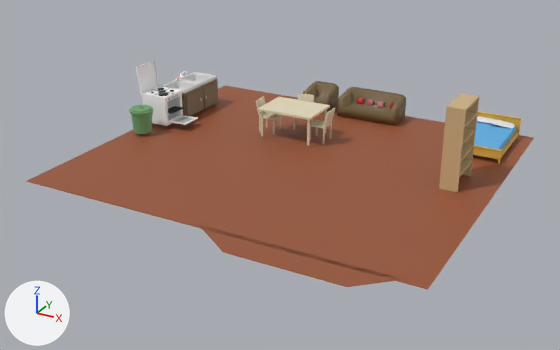
Two versions of the glTF model Asset/Models/Title/HouseObject/houseObject.gltf, one commit apart.
Before and after are seen from a 50 mm camera at (9.85, -22.61, 10.29) aimed at (-0.36, -4.06, 1.02). Arrows for +X, +Y and +Z are at lower left; the lights stay in place. Where no turn or scale is listed for an object, it has been applied to the vertices. Vertices at the same position are counted once.
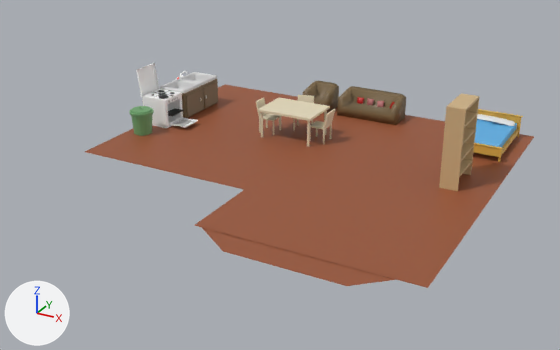
The newer file is also turned or shifted as a whole; pictures and numbers use the older file's frame.

Diff of the bpy script that builds the scene:
```diff
--- a/Asset/Models/Title/HouseObject/houseObject.gltf.py
+++ b/Asset/Models/Title/HouseObject/houseObject.gltf.py
@@ me_平面_001 @@
 me_平面_001.from_pydata(...)  # 4 vertices, 2 faces; spans x 0.0..12.0, y 0.0..10.6, z 0.0
 # used by ob_平面_001; location = (-6.33, -8.31, 1.19)
 # verts and faces of me_平面_001; kept vertices keep their numbers, new ones are numbered from 4
 # before: 0 (0.0, 0.0, 0.0) at pixel (25, 181), 1 (12.0, 0.0, 0.0) at pixel (427, 289), 2 (0.0, 10.6, 0.0) at pixel (224, 85), 3 (12.0, 10.6, 0.0) at pixel (534, 137)
+# me_平面_001 part 1
+delete_vertices([*range(0, 4)])  # with the faces that use them
+verts[4] = (5.83, 2.46, 0.04)  # pixel (244, 189)
+verts[5] = (5.83, 2.46, 0.04)  # pixel (244, 189)
+verts[6] = (0.0, 2.46, 0.04)  # pixel (83, 151)
+for new, old in zip([7, 8, 9], [4, 5, 6]): verts[new] = verts[old] + (0.0, 0.01, 0.0)
+verts[10] = (12.0, 0.0, 0.04)  # pixel (427, 288)
+verts[11] = (0.0, 10.6, 0.04)  # pixel (224, 84)
+verts[12] = (12.0, 10.6, 0.04)  # pixel (534, 136)
+verts[13] = (5.83, 0.0, 0.04)  # pixel (193, 225)
+verts[14] = (5.83, 2.46, 0.04)  # pixel (244, 189)
+faces += [(10, 12, 13), (9, 12, 11), (8, 12, 9), (4, 13, 12), (4, 7, 5), (7, 12, 8)]
+faces += [(4, 12, 7), (5, 7, 8), (5, 8, 14), (8, 9, 14), (6, 14, 9)]
 me_平面_001.materials.append(mat_brown)
@@ ob_平面 @@
 ob_平面 = bpy.data.objects.new('平面', me_平面)
-ob_平面.location = (0.86, -9.07, 1.19)
+ob_平面.location = (0.86, -9.07, 1.22)
@@ ob_simple_queensize_bed @@
 ob_simple_queensize_bed = bpy.data.objects.new('Simple Queensize Bed', me_cube_002)
-ob_simple_queensize_bed.location = (4.21, 1.69, 1.72)
+ob_simple_queensize_bed.location = (4.21, 1.69, 1.8)
@@ ob_poubelle @@
 ob_poubelle = bpy.data.objects.new('Poubelle', me_cylinder_214)
-ob_poubelle.location = (-11.36, -4.84, 2.17)
+ob_poubelle.location = (-11.36, -4.84, 2.12)
@@ ob_cylinder_017 @@
 ob_cylinder_017 = bpy.data.objects.new('Cylinder.017', me_cylinder_029)
-ob_cylinder_017.location = (0.09, -2.12, 2.17)
+ob_cylinder_017.location = (0.09, -2.12, 2.08)
@@ ob_cube_021 @@
 ob_cube_021 = bpy.data.objects.new('Cube.021', me_cube_024)
-ob_cube_021.location = (-3.7, 0.39, 2.17)
+ob_cube_021.location = (-3.7, 0.39, 2.14)
@@ ob_cube_019 @@
 ob_cube_019 = bpy.data.objects.new('Cube.019', me_cube_022)
-ob_cube_019.location = (-3.7, 0.39, 2.17)
+ob_cube_019.location = (-3.7, 0.39, 2.14)
@@ ob_cube_018 @@
 ob_cube_018 = bpy.data.objects.new('Cube.018', me_cube_021)
-ob_cube_018.location = (-3.7, 0.39, 2.17)
+ob_cube_018.location = (-3.7, 0.39, 2.14)
@@ ob_cube_001 @@
 ob_cube_001 = bpy.data.objects.new('Cube.001', me_cube_001)
-ob_cube_001.location = (4.44, 0.72, 1.56)
+ob_cube_001.location = (4.44, 0.72, 1.64)
@@ ob_cube @@
 ob_cube = bpy.data.objects.new('Cube', me_cube_003)
-ob_cube.location = (4.45, 1.91, 1.56)
+ob_cube.location = (4.45, 1.91, 1.64)
```

Boxes (x1, y1, x2, y2) around the edits, measured in the pictures (560 x 350 px):
'平面.001', reshaped (12% narrower)
    before: (26, 86, 534, 290)
    after: (85, 85, 534, 288)
'平面', moved
    before: (200, 225, 406, 287)
    after: (202, 228, 396, 286)
'Cylinder.017', moved
    before: (136, 61, 198, 126)
    after: (136, 63, 198, 128)
'Cube.018', moved
    before: (258, 97, 330, 146)
    after: (258, 97, 330, 147)
'Cube.001', moved
    before: (474, 121, 517, 150)
    after: (474, 119, 517, 148)
'Cube', moved
    before: (473, 111, 523, 164)
    after: (473, 109, 523, 162)
'Poubelle', moved
    before: (129, 104, 154, 134)
    after: (129, 106, 154, 136)
'Cube.019', moved
    before: (310, 108, 335, 143)
    after: (310, 109, 335, 144)
'Cube.021', moved
    before: (256, 96, 281, 134)
    after: (256, 97, 281, 135)
'Simple Queensize Bed', moved
    before: (477, 116, 515, 129)
    after: (477, 114, 515, 126)
